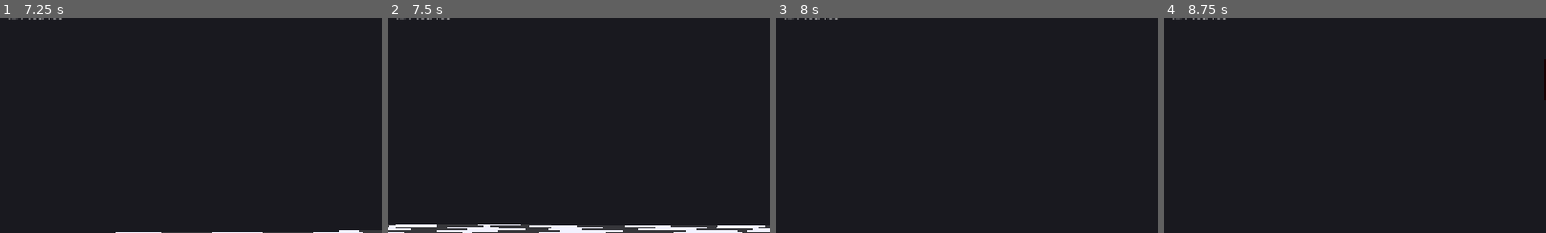
Above: before the commit, frames 1-4 (left to right).
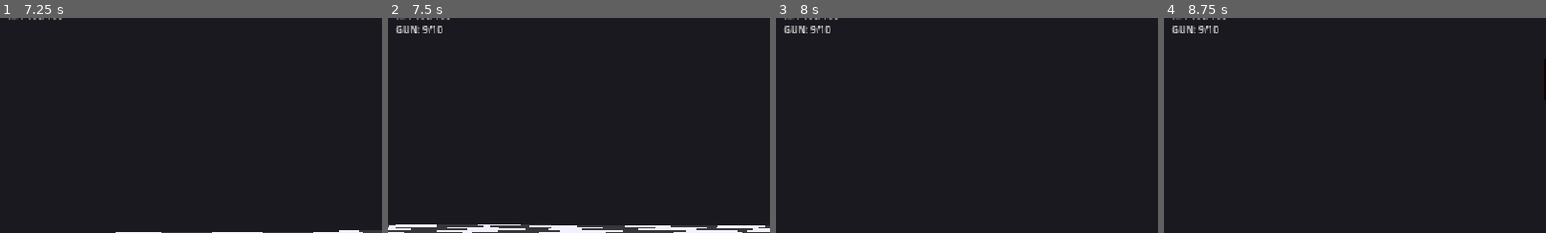
Above: after the commit, the same moments.

Repository: radomirsky/190K-G.O.P
Game: Godot game, scene res://main.tscn
The game is run twice, just before and just after one commit, with the same random seed, the same clock (stepped at 60 frames per second) and the same inputs.
Inputs (mouse positions are % of the whole screen's width and height, from its top left):
- Up to frame 1 (7.25 s): tap Enter at 0.5 s; move the mouse to (55, 50) at 0.52 s; hold W 0.53-5.78 s; tap E at 0.6 s; click (55, 50) at 0.67 s; tap Space at 0.77, 1.52, 3.02, 3.77, 4.52, 6.02, 6.77 s; move the mouse to (45, 50) at 1.27 s; tap C at 1.35 s; move the mouse to (52, 48) at 2.02 s; tap Q at 2.1 s; move the mouse to (49, 52) at 2.77 s; tap Ctrl at 2.85 s; click (49, 52) at 2.92 s; move the mouse to (57, 51) at 3.52 s; hold Shift 3.53-4.28 s; move the mouse to (42, 49) at 4.27 s; tap R at 4.35 s; move the mouse to (51, 50) at 5.02 s; tap Z at 5.1 s; click (51, 50) at 5.17 s; move the mouse to (46, 48) at 5.77 s; hold D 5.78-6.53 s; tap X at 5.85 s; move the mouse to (55, 50) at 6.52 s; hold W from 6.53 s (still down); tap B at 6.6 s
- Up to frame 2 (7.5 s): keep holding W; move the mouse to (45, 50) at 7.27 s; tap G at 7.35 s; click (45, 50) at 7.42 s
- Up to frame 3 (8 s): keep holding W; tap Space at 7.52 s
- Up to frame 4 (8.75 s): keep holding W; move the mouse to (52, 48) at 8.02 s; tap E at 8.1 s
The pictures show only the part of the screen within x 0-50%, y 4-54%; the shares and areas given below are measured in that part.

Frame 1 is identical in both runs. In frame 2, 0.3% of the frame differs, in the area x 2-15%, y 3-8%; in frame 3, 0.3%; in frame 4, 0.3%.

Commit message:
Add gun UI updates and healing mechanics: implement gun reload animation and display, along with a healing function to restore player health, enhancing gameplay feedback and dynamics.

Diff:
--- a/player.gd
+++ b/player.gd
@@ -78,6 +78,7 @@
 var _hp_cd: float = 0.0
 var _hp_layer: CanvasLayer = null
 var _hp_label: Label = null
+var _gun_label: Label = null
 
 
 func _ready() -> void:
@@ -140,6 +141,21 @@
 		_gun_ammo = gun_mag_size
 	_hp_cd = maxf(_hp_cd - _delta, 0.0)
 
+	_update_hp_ui()
+
+	# Анимация перезарядки: лёгкое покачивание/наклон пушки.
+	if _gun_enabled:
+		_ensure_gun_nodes()
+		if _gun_node:
+			if _gun_reload > 0.0:
+				var t := float(Time.get_ticks_msec()) / 1000.0
+				var k := clampf(_gun_reload / maxf(gun_reload_sec, 0.01), 0.0, 1.0)
+				_gun_node.rotation = Vector3(0.0, 0.0, sin(t * 10.0) * 0.35 * k)
+				_gun_node.position = Vector3(0.25, -0.22, -0.55) + Vector3(0.0, sin(t * 14.0) * 0.02 * k, 0.0)
+			else:
+				_gun_node.rotation = Vector3.ZERO
+				_gun_node.position = Vector3(0.25, -0.22, -0.55)
+
 
 func _setup_hp_ui() -> void:
 	if _hp_layer != null:
@@ -152,12 +168,25 @@
 	_hp_label.position = Vector2(16, 14)
 	_hp_label.add_theme_color_override("font_color", Color(1, 1, 1, 0.95))
 	_hp_layer.add_child(_hp_label)
+	_gun_label = Label.new()
+	_gun_label.text = ""
+	_gun_label.position = Vector2(16, 38)
+	_gun_label.add_theme_color_override("font_color", Color(1, 1, 1, 0.95))
+	_hp_layer.add_child(_gun_label)
 	_update_hp_ui()
 
 
 func _update_hp_ui() -> void:
 	if _hp_label:
 		_hp_label.text = "HP: %d/%d" % [_hp, max_hp]
+	if _gun_label:
+		if _gun_enabled:
+			if _gun_reload > 0.0:
+				_gun_label.text = "GUN: RELOAD %.1fs" % [_gun_reload]
+			else:
+				_gun_label.text = "GUN: %d/%d" % [_gun_ammo, gun_mag_size]
+		else:
+			_gun_label.text = ""
 
 
 func take_damage(amount: int) -> void:
@@ -167,6 +196,13 @@
 		return
 	_hp_cd = damage_invuln_sec
 	_hp = clampi(_hp - amount, 0, max_hp)
+	_update_hp_ui()
+
+
+func heal(amount: int) -> void:
+	if amount <= 0:
+		return
+	_hp = clampi(_hp + amount, 0, max_hp)
 	_update_hp_ui()
 
 
@@ -884,6 +920,7 @@
 	cube.tree_exiting.connect(_last_spawned_exit_cb)
 	_update_throwable_visual(cube)
 	ThrowablesBudget.track_throwable(cube)
+	heal(5)
 
 
 func _on_last_spawned_cube_exiting(cube: RigidBody3D) -> void:
@@ -1018,6 +1055,7 @@
 		cube.freeze_mode = RigidBody3D.FREEZE_MODE_STATIC
 		_update_throwable_visual(cube)
 		ThrowablesBudget.track_throwable(cube)
+		heal(5)
 
 
 func _glue_joint_pair_exists(scene: Node, a: RigidBody3D, b: RigidBody3D) -> bool:
